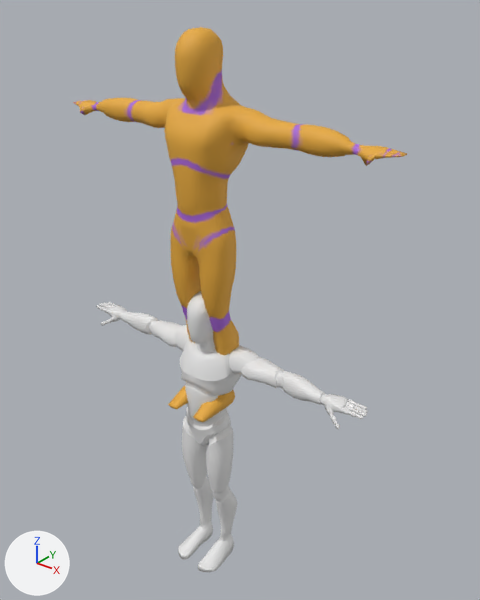
A saved change to the Blender file example/v2/modular/UAL1/source.blend.
Camera for both pictures: a camera (50 mm lens) standing at (2.16, -2.38, 2.43) and looking at (0.1, 0.2, 0.83). Arrows for +X, +Y and +Z are at lower left; the lights stay in place. The first picture is the older version.

The first picture shows 'MV_body_core', 'MV_left_arm', 'MV_left_leg', 'MV_right_arm', 'MV_right_leg', 'V2_Reference_Unrigged'.
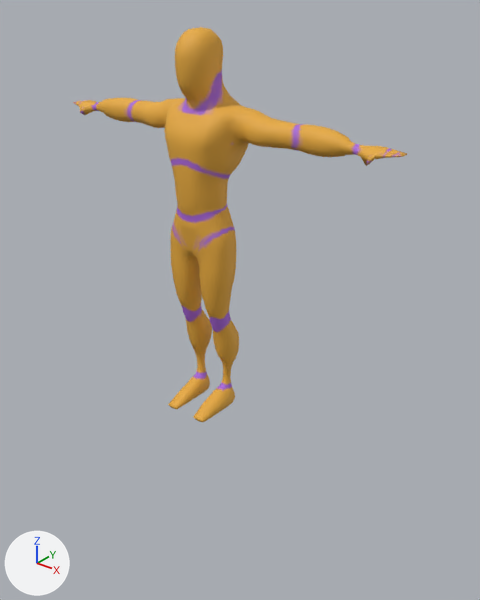
Boxes [x1, y1, x2, y2] around the edits, measured in the pictures (480 x 600 px):
'V2_Reference_Unrigged', deleted
    before: [96, 291, 368, 572]

Patch to the scene script:
```diff
--- a/example/v2/modular/UAL1/source.blend.py
+++ b/example/v2/modular/UAL1/source.blend.py
@@ ob_v2_reference_unrigged @@
-ob_v2_reference_unrigged = bpy.data.objects.new('V2_Reference_Unrigged', me_v2_reference_unriggedmesh)
-ob_v2_reference_unrigged.location = (0.0, 0.021, -0.915)
```
